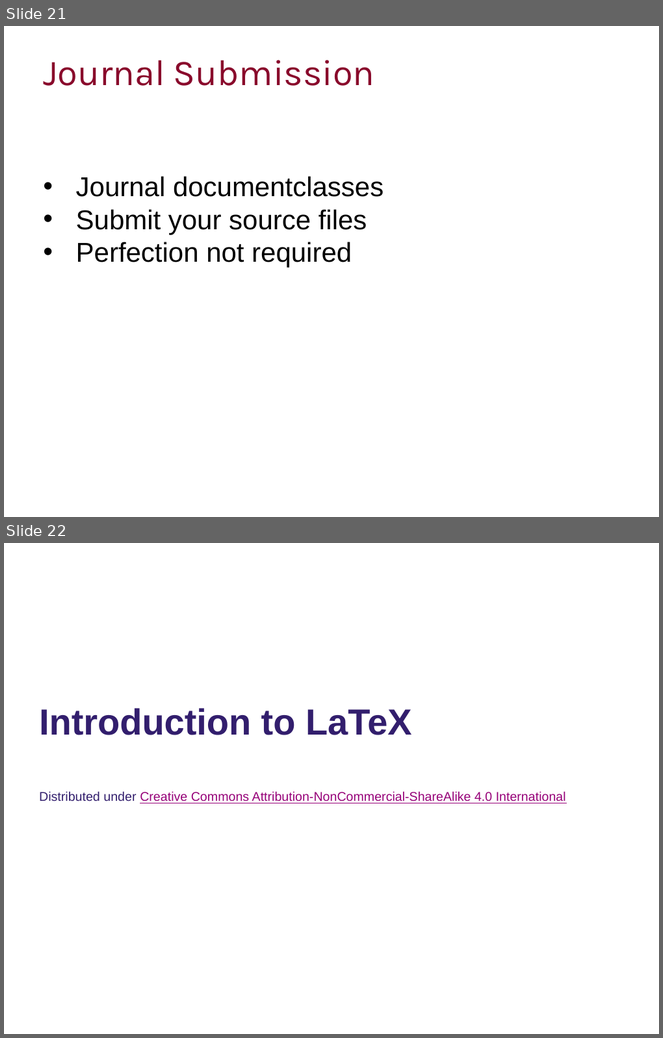
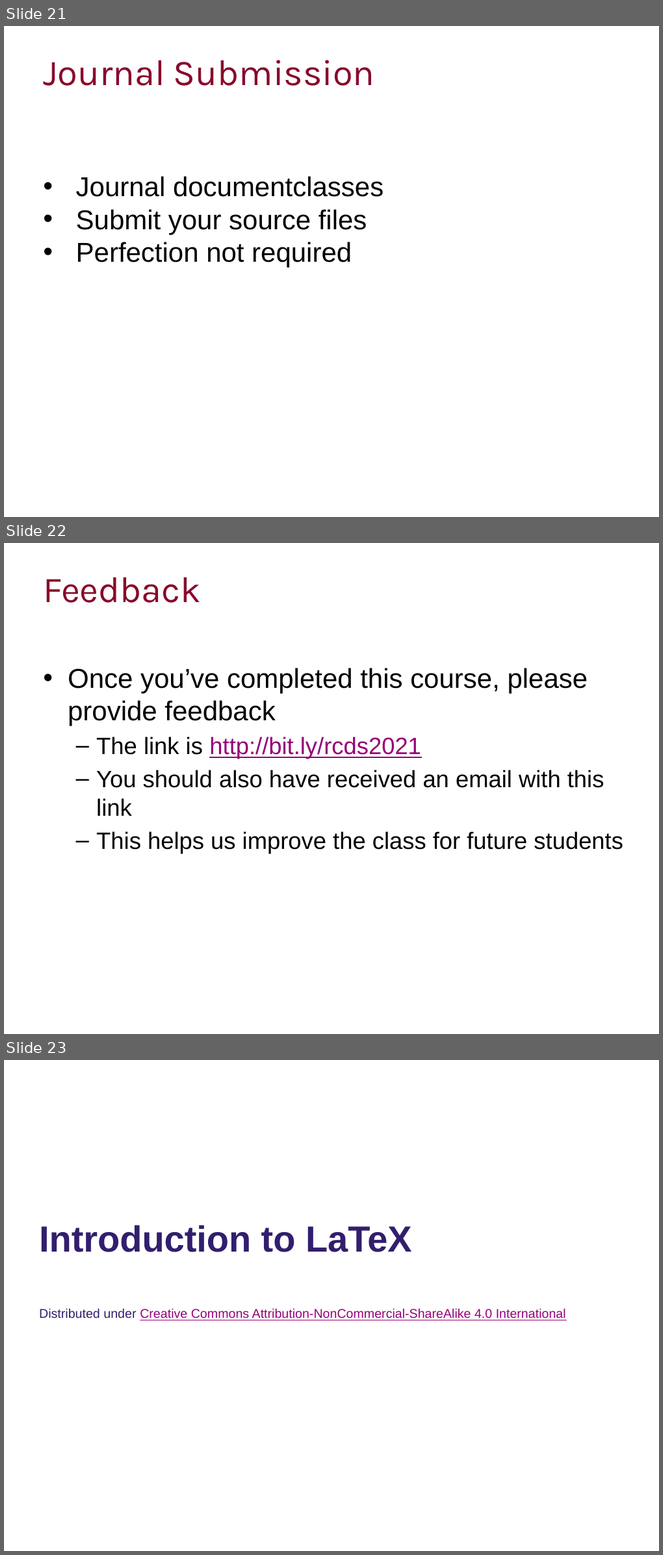
Before and after one commit to ImperialCollegeLondon/RCDS-introduction-to-latex, a slide deck: Intro to Latex Slides.pptx. Shown one above the other, each under a label of ours: slides 21 and 22 before the commit, slides 21, 22 and 23 after it. The pictures are 663x1038 and 663x1555 pixels, drawn with LibreOffice and Linux fonts; fonts in the diff are those of the drawing; background and template pictures are left out. Boxes give left, top, right and bottom in pixels: in the first picture for what was removed or moved away, otherwise in the second. Text is boxed around its words. In the diff, an @@ line names an element or a change of style, - is before the commit and + after.

```diff
--- a/Intro to Latex Slides.pptx
+++ b/Intro to Latex Slides.pptx
@@ slide 22 added at <box>4,543,659,1034</box>, background #FFFFFF @@
@@ title added at <box>43,577,201,603</box>, 40 pt, text #89092B @@
+Feedback
@@ text added at <box>68,668,623,854</box>, 26 pt, text #000000 @@
+• Once you’ve completed this course, please provide feedback
+  – The link is http://bit.ly/rcds2021
+  – You should also have received an email with this link
+  – This helps us improve the class for future students
@@ what was slide 22 is now slide 23 @@
```
Also in this commit, not shown: 1 slide changed, 1 other file.
